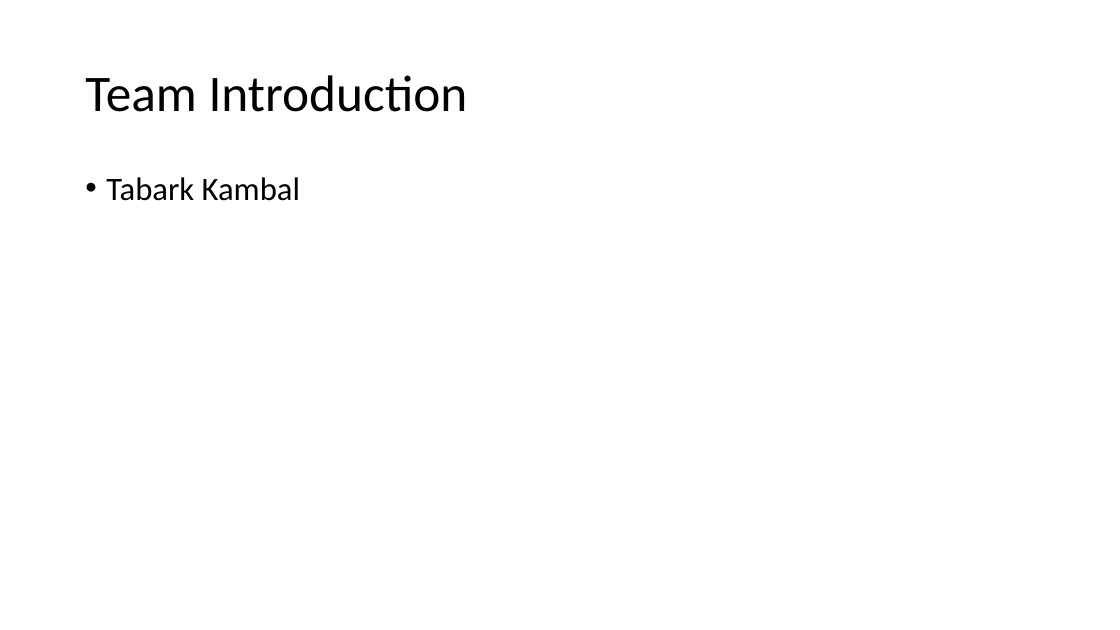
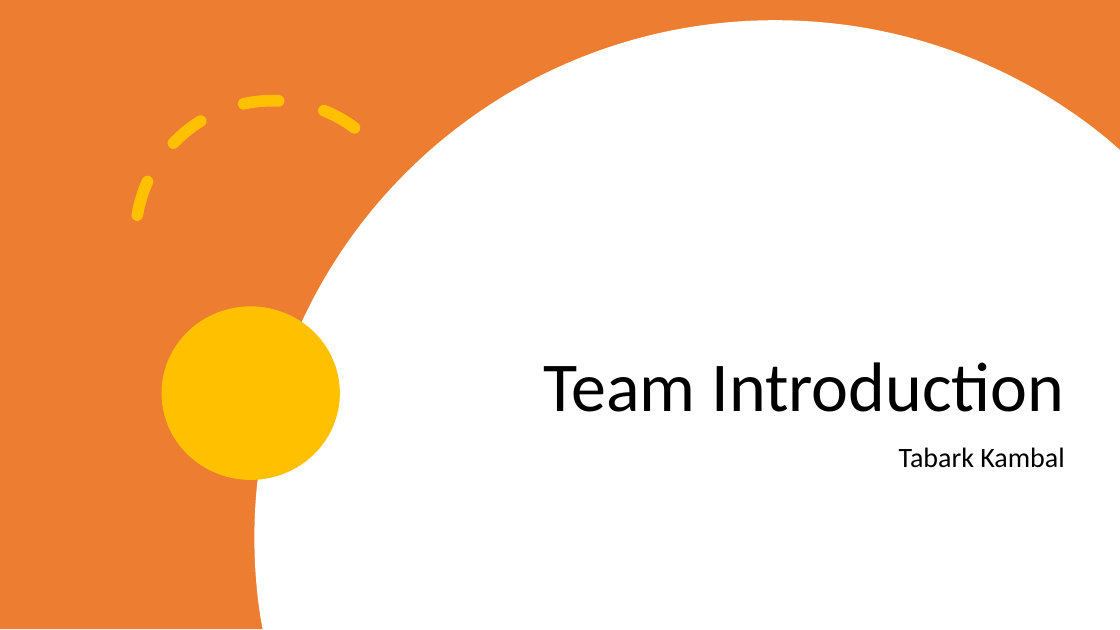
Before and after one commit to joelmichaelavery/Moffat-Bay, a slide deck: slide 4 of CSD460 CAPSTONE PRESENTATION.pptx. Drawn at 1120x630 pixels with LibreOffice and Linux fonts; fonts in the diff are those of the drawing. Boxes give left, top, right and bottom in pixels: in the first picture for what was removed or moved away, otherwise in the second. Text is boxed around its words. In the diff, an @@ line names an element or a change of style, - is before the commit and + after.

```diff
--- a/CSD460 CAPSTONE PRESENTATION.pptx
+++ b/CSD460 CAPSTONE PRESENTATION.pptx
@@ rectangle added at box(0, 0, 1120, 629), fill #ED7D31 @@
@@ freeform shape added at box(255, 20, 1120, 630), fill #FFFFFF @@
@@ arc (boxed as its full ellipse) added at box(80, 45, 466, 431), outline #FFC000 10 pt dashed @@
@@ title "Team Introduction": place and size @@
-title "Team Introduction" at box(85, 75, 468, 112)
+title "Team Introduction" at box(544, 362, 1064, 412)
@@ title "Team Introduction" at box(544, 362, 1064, 412): size 44 to 60 pt; alignment left to right; vertical alignment middle to bottom @@
@@ ellipse added at box(161, 307, 339, 481), fill #FFC000 @@
@@ text "Tabark Kambal": place and size @@
-text "Tabark Kambal" at box(106, 177, 300, 201)
+text "Tabark Kambal" at box(899, 447, 1064, 468)
@@ text "Tabark Kambal" at box(899, 447, 1064, 468): size 28 to 24 pt; alignment left to right; bullet • to none @@
```
Also in this commit, not shown: 14 other slides changed.
